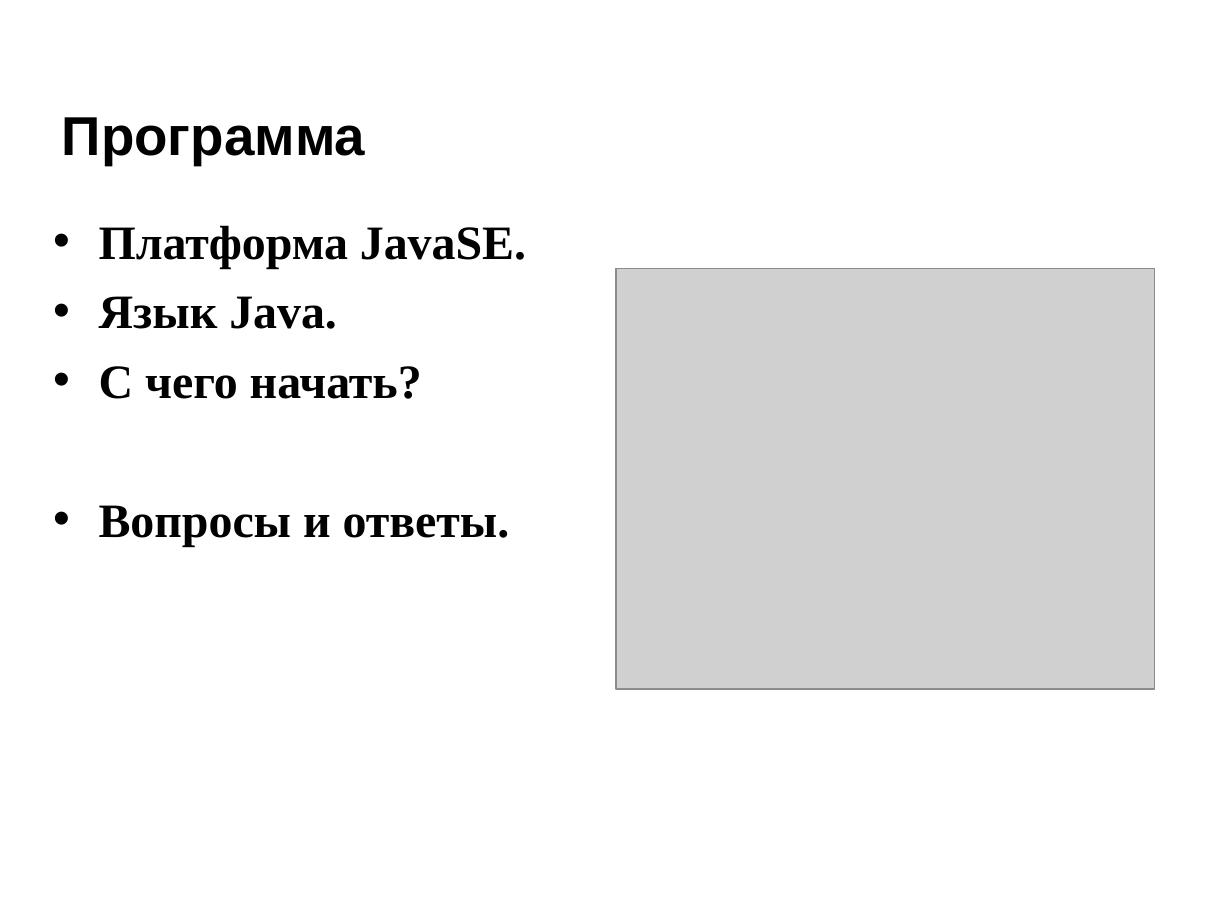
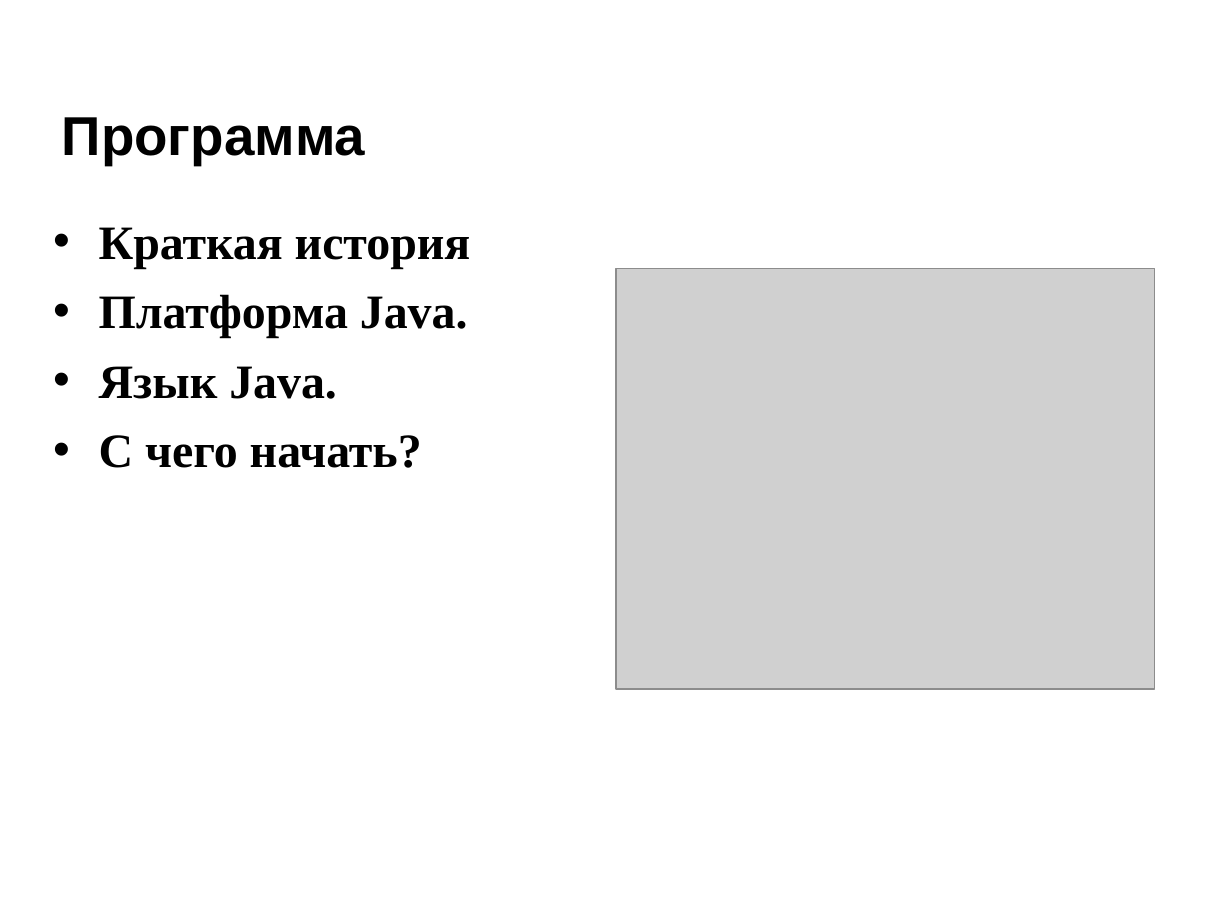
Before and after one commit to maxchv/JavaLessons, a slide deck: slide 2 of Lesson01/Or_JavaSE_intro.ppt [Режим совместимости] [восстановлен].ppt (slide 3 before the commit). Drawn at 1232x924 pixels with LibreOffice and Linux fonts; fonts in the diff are those of the drawing; grey boxes stand for pictures; background and template pictures are left out. Boxes give left, top, right and bottom in pixels: in the first picture for what was removed or moved away, otherwise in the second. Text is boxed around its words. In the diff, an @@ line names an element or a change of style, - is before the commit and + after.

```diff
--- a/Lesson01/Or_JavaSE_intro.ppt [Режим совместимости] [восстановлен].ppt
+++ b/Lesson01/Or_JavaSE_intro.ppt [Режим совместимости] [восстановлен].ppt
@@ text at (99, 227, 471, 338): text changed @@
-• Платформа JavaSE.
+• Краткая история
+• Платформа Java.
@@ text at (99, 505, 510, 547): paragraph removed @@
-• Вопросы и ответы.
```
Also in this commit, not shown: 4 other slides changed, 5 slides added, 7 slides removed, 4 other files.
